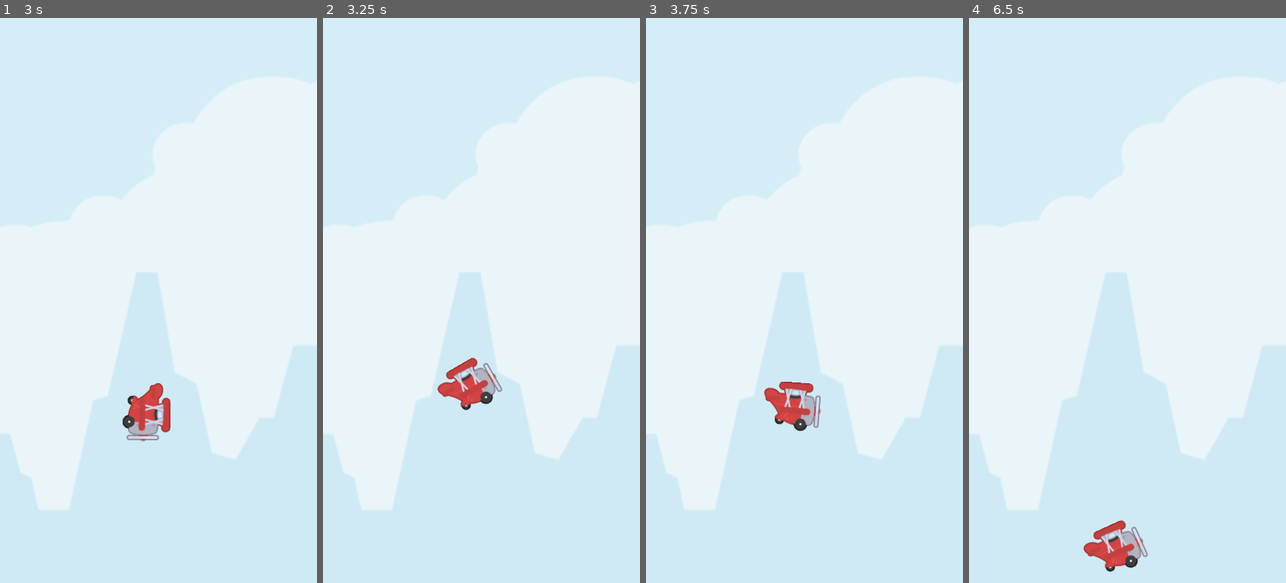
Above: before the commit, frames 1-4 (left to right).
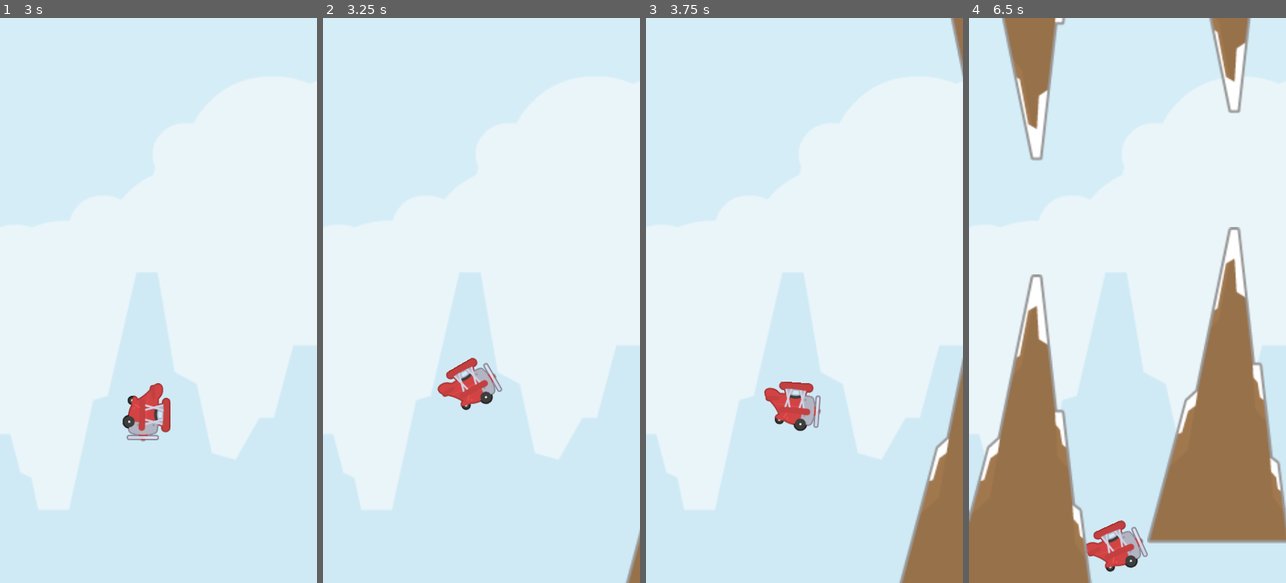
Above: after the commit, the same moments.

Repository: Khubayan/flappy_bird_clone
Game: Godot game, scene res://Scenes/Main/main.tscn
Same seed, same stepped clock (60 frames per second), same inputs: the game is played once before the commit and once after it.
Inputs:
- Up to frame 1 (3 s): tap Enter at 0.5 s; tap Space (jump) at 0.77, 1.52 s
- Up to frame 2 (3.25 s): tap Space (jump) at 3.02 s
- Up to frame 3 (3.75 s): no input
- Up to frame 4 (6.5 s): tap Space (jump) at 3.77, 4.52, 6.02 s

Frame 1 is identical in both runs. In frame 2, 0.2% of the frame differs, in the area x 95-100%, y 90-100%; in frame 3, 4.2%; in frame 4, 28%, in the area x 0-100%, y 0-100%.

Commit message:
Obstacle Spawner

Diff:
--- a/Scenes/Main/main.tscn
+++ b/Scenes/Main/main.tscn
@@ -1,8 +1,9 @@
-[gd_scene load_steps=4 format=3 uid="uid://gs1sltjx8nig"]
+[gd_scene load_steps=5 format=3 uid="uid://gs1sltjx8nig"]
 
 [ext_resource type="Texture2D" uid="uid://duiy5x8u0hr7r" path="res://Assets/Sprites/background.png" id="1_rdf68"]
 [ext_resource type="Script" path="res://Scripts/Main/main.gd" id="1_u3c28"]
 [ext_resource type="PackedScene" uid="uid://cyr1mds78iv8d" path="res://Scenes/Player/player.tscn" id="2_3mg4i"]
+[ext_resource type="PackedScene" uid="uid://cdnxf5g5om82t" path="res://Scenes/Spawner/spawner.tscn" id="4_o65eb"]
 
 [node name="Main" type="Node2D"]
 script = ExtResource("1_u3c28")
@@ -16,4 +17,6 @@
 [node name="Player" parent="." instance=ExtResource("2_3mg4i")]
 position = Vector2(221, 342)
 
+[node name="Spawner" parent="." instance=ExtResource("4_o65eb")]
+
 [connection signal="on_game_started" from="Player" to="." method="_on_player_on_game_started"]
--- /dev/null
+++ b/Scenes/Obstacles/obstacle.tscn
@@ -0,0 +1,31 @@
+[gd_scene load_steps=4 format=3 uid="uid://p7yyopjgrn08"]
+
+[ext_resource type="Script" path="res://Scripts/Obstacles/obstacle.gd" id="1_00t20"]
+[ext_resource type="Texture2D" uid="uid://cqejf74ebsjqx" path="res://Assets/Sprites/rockSnowDown.png" id="1_s3rn5"]
+[ext_resource type="Texture2D" uid="uid://dtfi2ha7ihubr" path="res://Assets/Sprites/rockSnow.png" id="2_t3dng"]
+
+[node name="Obstacle" type="Node2D"]
+scale = Vector2(2, 2)
+script = ExtResource("1_00t20")
+move_speed = null
+
+[node name="Top" type="Area2D" parent="."]
+position = Vector2(0, -250)
+
+[node name="Sprite2D" type="Sprite2D" parent="Top"]
+texture = ExtResource("1_s3rn5")
+
+[node name="CollisionPolygon2D" type="CollisionPolygon2D" parent="Top"]
+polygon = PackedVector2Array(-55, -119, 52, -118, 16, 120, 8, 120, -17, -5, -26, -13)
+
+[node name="Bottom" type="Area2D" parent="."]
+position = Vector2(0, 75)
+
+[node name="Sprite2D" type="Sprite2D" parent="Bottom"]
+texture = ExtResource("2_t3dng")
+
+[node name="CollisionPolygon2D" type="CollisionPolygon2D" parent="Bottom"]
+polygon = PackedVector2Array(-55, 117, 55, 118, 14, -120, 8, -121)
+
+[connection signal="body_entered" from="Top" to="." method="_on_top_body_entered"]
+[connection signal="body_entered" from="Bottom" to="." method="_on_bottom_body_entered"]
--- /dev/null
+++ b/Scenes/Spawner/spawner.tscn
@@ -0,0 +1,11 @@
+[gd_scene load_steps=2 format=3 uid="uid://cdnxf5g5om82t"]
+
+[ext_resource type="Script" path="res://Scripts/Spwner/spawner.gd" id="1_oc7e8"]
+
+[node name="Spawner" type="Node2D"]
+script = ExtResource("1_oc7e8")
+
+[node name="Timer" type="Timer" parent="."]
+wait_time = 2.0
+
+[connection signal="timeout" from="Timer" to="." method="_on_timer_timeout"]
--- a/Scripts/Main/main.gd
+++ b/Scripts/Main/main.gd
@@ -1,5 +1,6 @@
 extends Node2D
 
+@onready var spawner: Spawner = $Spawner
 
 func _on_player_on_game_started() -> void:
-	print("This works!!!")
+	spawner.timer.start()
--- /dev/null
+++ b/Scripts/Obstacles/obstacle.gd
@@ -0,0 +1,22 @@
+extends Node2D
+
+signal on_plane_crash
+
+
+@export var move_speed: float = 150
+
+
+func _process(delta: float) -> void:
+	position.x -= move_speed * delta
+
+
+func _on_top_body_entered(body: Node2D) -> void:
+	if not body is Player: return
+	on_plane_crash.emit()
+	print("This works! Top collision")
+
+
+func _on_bottom_body_entered(body: Node2D) -> void:
+	if not body is Player: return
+	on_plane_crash.emit()
+	print("This works! Bottom collision")
--- a/Scripts/Player/player.gd
+++ b/Scripts/Player/player.gd
@@ -1,4 +1,6 @@
 extends CharacterBody2D
+
+class_name Player
 
 signal on_game_started
 
--- /dev/null
+++ b/Scripts/Spwner/spawner.gd
@@ -0,0 +1,19 @@
+extends Node2D
+
+class_name Spawner
+const OBSTACLE = preload("res://Scenes/Obstacles/obstacle.tscn")
+@onready var timer: Timer = $Timer
+
+
+func create_obstacle() -> void:
+	var obstacle = OBSTACLE.instantiate()
+	var viewport: Rect2 = get_viewport_rect()
+	obstacle.position.x = viewport.end.x + 150
+	var half = viewport.size.y / 2
+	obstacle.position.y = randf_range(half + 240, half - 50)
+
+	add_child(obstacle)
+
+
+func _on_timer_timeout() -> void:
+	create_obstacle()
